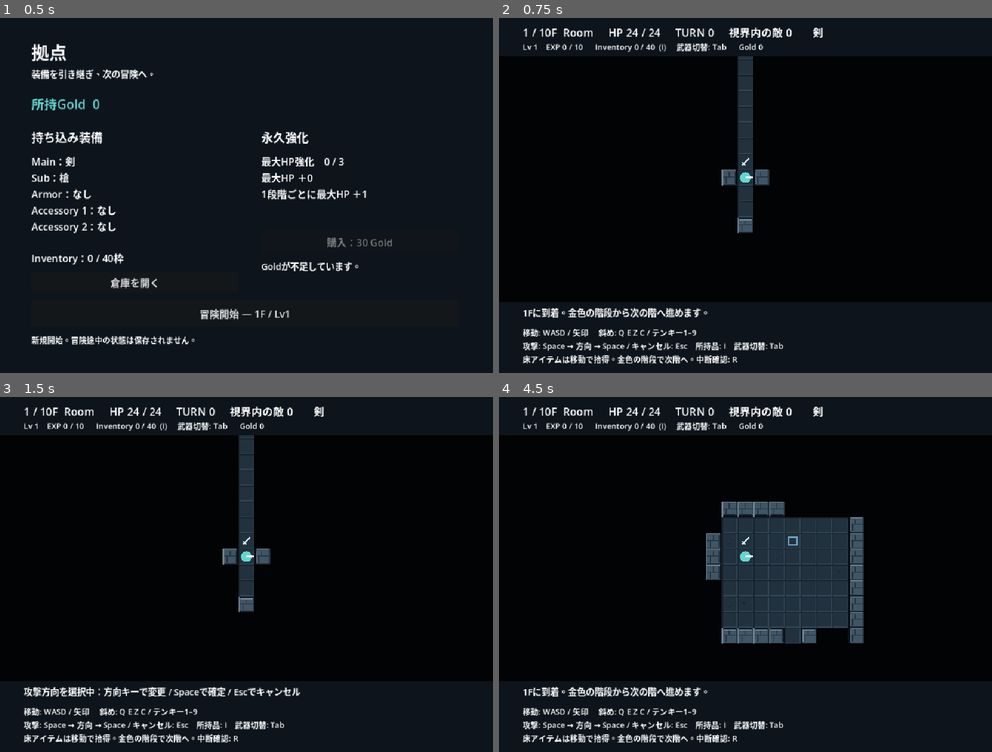
Above: before the commit, frames 1-4 (two rows, left to right).
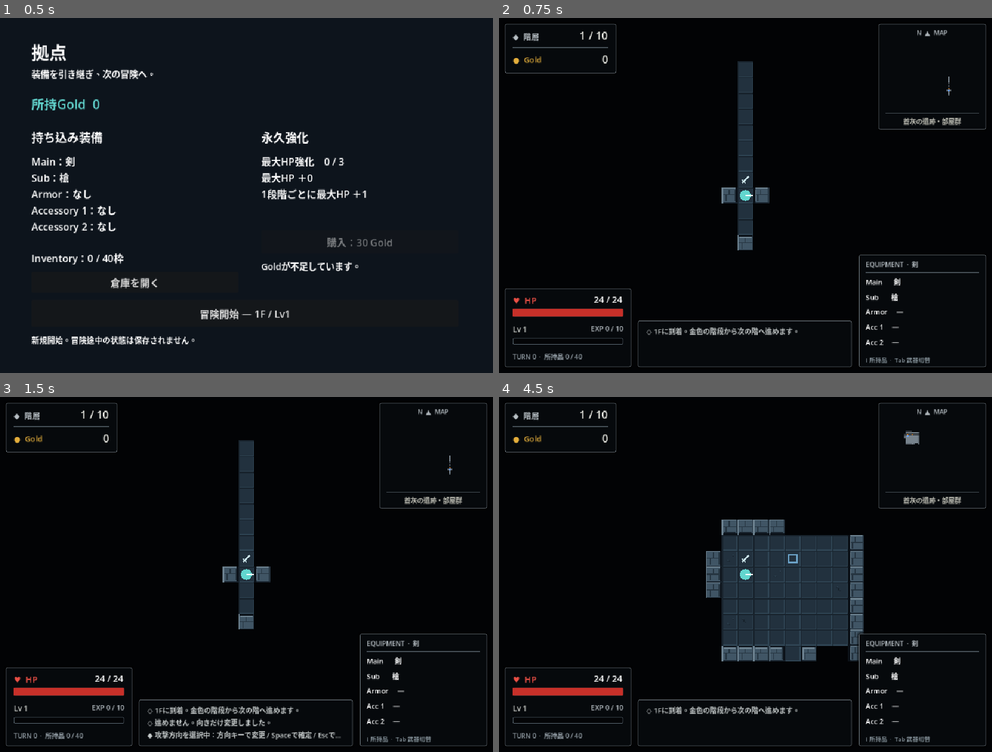
Above: after the commit, the same moments.

Repository: Termnix-IT/DungeonRemnant
Game: Godot game, scene res://game/main.tscn
The game is run twice, just before and just after one commit, with the same random seed, the same clock (stepped at 60 frames per second) and the same inputs.
Inputs (mouse positions are in pixels of both pictures, inside the frame that each line leads up to):
- Up to frame 1 (0.5 s): no input
- Up to frame 2 (0.75 s): click "冒険開始 — 1F / Lv1" at 0.5 s
- Up to frame 3 (1.5 s): tap Enter at 1.25 s; move the mouse to (354, 556) at 1.27 s; hold D from 1.28 s (still down); hold Space (attack) from 1.28 s (still down); click (354, 556) at 1.42 s
- Up to frame 4 (4.5 s): tap R (restart) at 2 s; move the mouse to (646, 592) at 2.02 s; release D at 2.03 s; release Space (attack) at 2.03 s; hold S 2.03-2.75 s; tap Right (move_e) at 2.1 s; click (646, 592) at 2.17 s; click "中断してリザルトへ" at 2.75 s; click "拠点へ戻る（R）" at 3.5 s; click "冒険開始 — 1F / Lv1" at 4.25 s

Frame 1 is identical in both runs. In frame 2, 7.8% of the frame differs, in the area x 0-99%, y 1-99%; in frame 3, 8.5%; in frame 4, 12%.

Commit message:
feat: redesign dungeon HUD

Diff:
--- a/rogue-like-play/game/run/run.gd
+++ b/rogue-like-play/game/run/run.gd
@@ -240,7 +240,7 @@
 		enemy.visible = enemy.hp > 0 and dungeon.fog.visible.has(enemy.cell)
 		if enemy.visible:
 			visible_enemies += 1
-	hud.refresh(turns.player.hp, turns.player.stats.max_hp, turns.turn_count, visible_enemies, turns.last_message, floor_number, dungeon.layout_name)
+	hud.refresh(turns.player.hp, turns.player.stats.max_hp, turns.turn_count, visible_enemies, turns.last_message, floor_number, dungeon.layout_name, dungeon.terrain_theme_name)
 	hud.show_progress(progression.level, progression.exp, progression.required_exp())
 	preview.cells.clear()
 	for cell: Vector2i in CombatRules.attack_cells(dungeon.grid, turns.player.cell, turns.player.facing, turns.player.effective_weapon()):
@@ -251,6 +251,17 @@
 	hud.show_aim(turns.player.weapon.display_name, preview.visible)
 	hud.show_inventory(turns.player.inventory.entries.size())
 	hud.show_gold(turns.gold)
+	hud.show_equipment(turns.player.equipment)
+	var visible_enemy_cells: Array[Vector2i] = []
+	for enemy: Node2D in turns.enemies:
+		if enemy.visible:
+			visible_enemy_cells.append(enemy.cell)
+	var discovered_items: Array[Vector2i] = []
+	for item_cell: Vector2i in dungeon.ground_items:
+		if dungeon.fog.explored.has(item_cell):
+			discovered_items.append(item_cell)
+	var known_stairs: Vector2i = dungeon.stairs_cell if stairs_discovered else Vector2i(-1, -1)
+	hud.show_minimap(dungeon.grid, dungeon.fog.explored, dungeon.fog.visible, turns.player.cell, known_stairs, visible_enemy_cells, discovered_items)
 	var boss_text := ""
 	for enemy: Node2D in turns.enemies:
 		if enemy.stats.is_boss and enemy.visible:
@@ -396,5 +407,6 @@
 	turns.paused = false
 	result = {}
 	floor_number = 1
+	hud.reset_log()
 	_load_floor()
 	_refresh()
--- a/rogue-like-play/game/run/run.tscn
+++ b/rogue-like-play/game/run/run.tscn
@@ -15,7 +15,6 @@
 script = ExtResource("8")
 [node name="Dungeon" parent="." instance=ExtResource("3")]
 [node name="Camera2D" type="Camera2D" parent="."]
-offset = Vector2(0, 36)
 [node name="HUD" parent="." instance=ExtResource("4")]
 [node name="AbilityChoice" parent="." instance=ExtResource("5")]
 [node name="InventoryPanel" parent="." instance=ExtResource("6")]
--- a/rogue-like-play/tests/test_exploration.gd
+++ b/rogue-like-play/tests/test_exploration.gd
@@ -214,10 +214,13 @@
 	run.turns.enemies.append(enemy)
 	run._refresh()
 	check(enemy.visible, "Enemy visible in current field of view")
+	check(run.hud.minimap.player_cell == run.turns.player.cell, "HUD minimap tracks player position")
+	check(run.hud.minimap.enemy_cells.has(enemy.cell), "HUD minimap shows only visible enemies")
 	grid.walls[Vector2i(5, 4)] = true
 	grid.pillars[Vector2i(5, 4)] = true
 	run._refresh()
 	check(not enemy.visible and run.dungeon.fog.explored.has(enemy.cell), "Remembered enemy cell hides actor")
+	check(not run.hud.minimap.enemy_cells.has(enemy.cell), "HUD minimap does not reveal hidden enemies")
 	check(run.dungeon.get_node("Terrain").get_cell_source_id(enemy.cell) == -1, "Occluded tile removed from bright layer")
 	check(run.dungeon.get_node("ExploredTerrain").get_cell_source_id(enemy.cell) == 0, "Remembered terrain retained")
 	check(run.dungeon.get_node("Terrain").get_cell_atlas_coords(Vector2i(5, 4)) == Vector2i(run.dungeon.PILLAR_TILE, 0), "Pillar uses distinct tile")
--- a/rogue-like-play/tests/test_lifecycle.gd
+++ b/rogue-like-play/tests/test_lifecycle.gd
@@ -89,6 +89,7 @@
 	run.retry_run()
 	player = run.turns.player
 	check(run.floor_number == 1 and run.turns.turn_count == 0 and run.progression.level == 1 and run.progression.exp == 0, "Retry resets floor, turns, level and EXP")
+	check(run.hud.log_history.size() == 1 and run.hud.log_history[0].contains("1Fに到着"), "Retry clears the previous run log")
 	check(player.abilities.levels.is_empty() and player.stats.attack == 4 and player.stats.max_hp == 32 and player.hp == 32, "Retry resets growth, restores gear bonuses and full HP")
 	check(player.equipment.slots == slots and run.turns.gold == 51 and count_items(player.inventory) == 6, "Retry retains remaining possessions")
 	check(run.turns.earned_gold == 0 and player.input_enabled and run.result.is_empty(), "Retry starts active clean run")
--- a/rogue-like-play/ui/hud.gd
+++ b/rogue-like-play/ui/hud.gd
@@ -1,41 +1,143 @@
 extends CanvasLayer
 
+const MAX_LOG_ENTRIES := 3
+const EMPTY_EQUIPMENT := "—"
+
 @onready var status: Label = $Status
-@onready var message: Label = $Message
+@onready var floor_value: Label = $TopLeft/Floor
+@onready var gold_value: Label = $TopLeft/Gold
+@onready var area: Label = $TopRight/Area
+@onready var minimap: DungeonMinimap = $TopRight/Minimap
+@onready var hp_value: Label = $BottomLeft/HpValue
+@onready var hp_bar: ProgressBar = $BottomLeft/HpBar
+@onready var level_value: Label = $BottomLeft/Level
+@onready var exp_value: Label = $BottomLeft/ExpValue
+@onready var exp_bar: ProgressBar = $BottomLeft/ExpBar
+@onready var meta: Label = $BottomLeft/Meta
+@onready var log_entries: Label = $Log/Entries
+@onready var equipment_rows: Array[Label] = [
+	$BottomRight/Rows/Main,
+	$BottomRight/Rows/Sub,
+	$BottomRight/Rows/Armor,
+	$BottomRight/Rows/Accessory1,
+	$BottomRight/Rows/Accessory2,
+]
+
+var log_history: Array[String] = []
+var last_log_text := ""
+var turn_count := 0
+var inventory_count := 0
 
 
-func refresh(hp: int, max_hp: int, turns: int, visible_enemies: int, log_text: String, floor_number: int, layout_name: String) -> void:
+func refresh(hp: int, max_hp: int, turns: int, visible_enemies: int, log_text: String, floor_number: int, layout_name: String, terrain_name: String = "") -> void:
 	status.text = "%d / 10F  %s     HP %d / %d     TURN %d     視界内の敵 %d" % [floor_number, layout_name, hp, max_hp, turns, visible_enemies]
-	if hp <= 0:
-		message.text = "死亡しました。リザルト画面を確認してください。"
-	else:
-		message.text = log_text
+	floor_value.text = "%d / 10" % floor_number
+	area.text = "%s・%s" % [_terrain_label(terrain_name), _layout_label(layout_name)]
+	hp_value.text = "%d / %d" % [hp, max_hp]
+	hp_bar.max_value = max(max_hp, 1)
+	hp_bar.value = max(hp, 0)
+	turn_count = turns
+	_refresh_meta()
+	var message := "死亡しました。リザルト画面を確認してください。" if hp <= 0 else log_text
+	_record_log(message)
 
 
 func show_aim(weapon_name: String, aiming: bool) -> void:
-	status.text += "       " + weapon_name
 	if aiming:
-		message.text = "攻撃方向を選択中：方向キーで変更 / Spaceで確定 / Escでキャンセル"
+		_render_log("攻撃方向を選択中：方向キーで変更 / Spaceで確定 / Escでキャンセル")
+	$BottomRight/Title.text = "EQUIPMENT  ·  %s" % weapon_name
 
 
 func show_progress(level: int, exp: int, required: int) -> void:
-	$Growth.text = "Lv %d    EXP %d / %d" % [level, exp, required] if required > 0 else "Lv 100    MAX"
+	level_value.text = "Lv %d" % level
+	if required > 0:
+		exp_value.text = "EXP %d / %d" % [exp, required]
+		exp_bar.max_value = required
+		exp_bar.value = exp
+	else:
+		exp_value.text = "EXP MAX"
+		exp_bar.max_value = 1
+		exp_bar.value = 1
 
 
 func show_inventory(count: int) -> void:
-	$Growth.text += "      Inventory %d / 40  (I)     武器切替: Tab" % count
+	inventory_count = count
+	_refresh_meta()
 
 
 func show_gold(gold: int) -> void:
-	$Growth.text += "      Gold %d" % gold
+	gold_value.text = str(gold)
+
+
+func show_equipment(equipment: Equipment) -> void:
+	var captions := ["Main", "Sub", "Armor", "Acc 1", "Acc 2"]
+	for index in equipment_rows.size():
+		var item: ItemData = equipment.slots[index]
+		var item_name := item.display_name if item != null else EMPTY_EQUIPMENT
+		equipment_rows[index].text = "%s    %s" % [captions[index].rpad(6), item_name]
+
+
+func show_minimap(
+	grid: GridState,
+	explored: Dictionary,
+	visible_cells: Dictionary,
+	player_cell: Vector2i,
+	stairs_cell: Vector2i,
+	enemy_cells: Array[Vector2i],
+	item_cells: Array[Vector2i]
+) -> void:
+	minimap.refresh(grid, explored, visible_cells, player_cell, stairs_cell, enemy_cells, item_cells)
 
 
 func show_boss(text: String) -> void:
-	if not has_node("Boss"):
-		var label := Label.new()
-		label.name = "Boss"
-		label.position = Vector2(48, 88)
-		label.add_theme_font_size_override("font_size", 22)
-		label.add_theme_color_override("font_color", Color("efbb81"))
-		add_child(label)
 	$Boss.text = text
+	$Boss.visible = not text.is_empty()
+
+
+func reset_log() -> void:
+	log_history.clear()
+	last_log_text = ""
+	_render_log()
+
+
+func _record_log(text: String) -> void:
+	if text.is_empty() or text == last_log_text:
+		_render_log()
+		return
+	last_log_text = text
+	log_history.append(text)
+	while log_history.size() > MAX_LOG_ENTRIES:
+		log_history.pop_front()
+	_render_log()
+
+
+func _render_log(temporary_message: String = "") -> void:
+	var lines: Array[String] = []
+	for entry: String in log_history:
+		lines.append("◇ %s" % entry)
+	if not temporary_message.is_empty():
+		if lines.size() >= MAX_LOG_ENTRIES:
+			lines.pop_front()
+		lines.append("◆ %s" % temporary_message)
+	log_entries.text = "\n".join(lines)
+
+
+func _refresh_meta() -> void:
+	meta.text = "TURN %d  ·  所持品 %d / 40" % [turn_count, inventory_count]
+
+
+func _terrain_label(value: String) -> String:
+	match value:
+		"Slate Ruins": return "蒼灰の遺跡"
+		"Moss Caverns": return "苔むす洞窟"
+		"Ember Depths": return "熾火の深層"
+		"Obsidian Sanctum": return "黒曜の聖域"
+	return value if not value.is_empty() else "未踏の迷宮"
+
+
+func _layout_label(value: String) -> String:
+	match value:
+		"Room": return "部屋群"
+		"OpenArea": return "大広間"
+		"Cave": return "洞穴"
+	return value
--- a/rogue-like-play/ui/hud.tscn
+++ b/rogue-like-play/ui/hud.tscn
@@ -1,35 +1,333 @@
-[gd_scene load_steps=2 format=3]
+[gd_scene load_steps=7 format=3]
+
 [ext_resource type="Script" path="res://ui/hud.gd" id="1"]
+[ext_resource type="Script" path="res://ui/minimap.gd" id="2"]
+
+[sub_resource type="StyleBoxFlat" id="PanelStyle"]
+bg_color = Color(0.025, 0.039, 0.052, 0.94)
+border_width_left = 1
+border_width_top = 1
+border_width_right = 1
+border_width_bottom = 1
+border_color = Color(0.48, 0.52, 0.55, 0.9)
+corner_radius_top_left = 3
+corner_radius_top_right = 3
+corner_radius_bottom_right = 3
+corner_radius_bottom_left = 3
+shadow_color = Color(0, 0, 0, 0.65)
+shadow_size = 5
+
+[sub_resource type="StyleBoxFlat" id="BarBackground"]
+bg_color = Color(0.015, 0.022, 0.03, 1)
+border_width_left = 1
+border_width_top = 1
+border_width_right = 1
+border_width_bottom = 1
+border_color = Color(0.34, 0.39, 0.43, 1)
+corner_radius_top_left = 2
+corner_radius_top_right = 2
+corner_radius_bottom_right = 2
+corner_radius_bottom_left = 2
+
+[sub_resource type="StyleBoxFlat" id="HealthFill"]
+bg_color = Color(0.78, 0.19, 0.16, 1)
+corner_radius_top_left = 1
+corner_radius_top_right = 1
+corner_radius_bottom_right = 1
+corner_radius_bottom_left = 1
+
+[sub_resource type="StyleBoxFlat" id="ExperienceFill"]
+bg_color = Color(0.3, 0.48, 0.82, 1)
+corner_radius_top_left = 1
+corner_radius_top_right = 1
+corner_radius_bottom_right = 1
+corner_radius_bottom_left = 1
+
+[sub_resource type="StyleBoxFlat" id="BossBackground"]
+bg_color = Color(0.08, 0.035, 0.025, 0.92)
+border_width_left = 1
+border_width_top = 1
+border_width_right = 1
+border_width_bottom = 1
+border_color = Color(0.68, 0.32, 0.19, 0.95)
+corner_radius_top_left = 3
+corner_radius_top_right = 3
+corner_radius_bottom_right = 3
+corner_radius_bottom_left = 3
+
 [node name="HUD" type="CanvasLayer"]
+layer = 5
 script = ExtResource("1")
-[node name="TopBackground" type="ColorRect" parent="."]
-offset_right = 1000.0
-offset_bottom = 78.0
-mouse_filter = 2
-color = Color(0.05, 0.08, 0.11, 1)
-[node name="BottomBackground" type="ColorRect" parent="."]
-offset_top = 576.0
-offset_right = 1000.0
-offset_bottom = 720.0
-mouse_filter = 2
-color = Color(0.05, 0.08, 0.11, 1)
+
 [node name="Status" type="Label" parent="."]
-offset_left = 48.0
+visible = false
+
+[node name="TopLeft" type="Panel" parent="."]
+offset_left = 12.0
 offset_top = 12.0
+offset_right = 238.0
+offset_bottom = 112.0
+mouse_filter = 2
+theme_override_styles/panel = SubResource("PanelStyle")
+
+[node name="FloorCaption" type="Label" parent="TopLeft"]
+offset_left = 16.0
+offset_top = 13.0
+offset_right = 210.0
+offset_bottom = 39.0
+theme_override_colors/font_color = Color(0.72, 0.75, 0.77, 1)
+theme_override_font_sizes/font_size = 16
+text = "◆  階層"
+
+[node name="Floor" type="Label" parent="TopLeft"]
+offset_left = 105.0
+offset_top = 8.0
+offset_right = 209.0
+offset_bottom = 41.0
+theme_override_colors/font_color = Color(0.94, 0.94, 0.91, 1)
 theme_override_font_sizes/font_size = 22
-text = "PHASE 9 / MVP"
-[node name="Growth" type="Label" parent="."]
-offset_left = 48.0
-offset_top = 46.0
+horizontal_alignment = 2
+text = "1 / 10"
+
+[node name="Divider" type="ColorRect" parent="TopLeft"]
+offset_left = 16.0
+offset_top = 48.0
+offset_right = 210.0
+offset_bottom = 49.0
+mouse_filter = 2
+color = Color(0.3, 0.34, 0.37, 0.85)
+
+[node name="GoldCaption" type="Label" parent="TopLeft"]
+offset_left = 16.0
+offset_top = 61.0
+offset_right = 112.0
+offset_bottom = 87.0
+theme_override_colors/font_color = Color(0.89, 0.68, 0.23, 1)
 theme_override_font_sizes/font_size = 16
-[node name="Message" type="Label" parent="."]
-offset_left = 48.0
-offset_top = 584.0
-offset_right = 952.0
-autowrap_mode = 3
+text = "●  Gold"
+
+[node name="Gold" type="Label" parent="TopLeft"]
+offset_left = 108.0
+offset_top = 56.0
+offset_right = 210.0
+offset_bottom = 89.0
+theme_override_colors/font_color = Color(0.94, 0.94, 0.91, 1)
+theme_override_font_sizes/font_size = 22
+horizontal_alignment = 2
+text = "0"
+
+[node name="TopRight" type="Panel" parent="."]
+offset_left = 770.0
+offset_top = 12.0
+offset_right = 988.0
+offset_bottom = 226.0
+mouse_filter = 2
+theme_override_styles/panel = SubResource("PanelStyle")
+
+[node name="Heading" type="Label" parent="TopRight"]
+offset_left = 14.0
+offset_top = 9.0
+offset_right = 204.0
+offset_bottom = 31.0
+theme_override_colors/font_color = Color(0.67, 0.7, 0.72, 1)
+theme_override_font_sizes/font_size = 13
+text = "N  ▲  MAP"
+horizontal_alignment = 1
+
+[node name="Minimap" type="Control" parent="TopRight"]
+offset_left = 15.0
+offset_top = 34.0
+offset_right = 203.0
+offset_bottom = 174.0
+mouse_filter = 2
+script = ExtResource("2")
+
+[node name="Divider" type="ColorRect" parent="TopRight"]
+offset_left = 14.0
+offset_top = 180.0
+offset_right = 204.0
+offset_bottom = 181.0
+mouse_filter = 2
+color = Color(0.3, 0.34, 0.37, 0.85)
+
+[node name="Area" type="Label" parent="TopRight"]
+offset_left = 10.0
+offset_top = 187.0
+offset_right = 208.0
+offset_bottom = 207.0
+theme_override_colors/font_color = Color(0.76, 0.76, 0.72, 1)
+theme_override_font_sizes/font_size = 13
+text = "蒼灰の遺跡・部屋群"
+horizontal_alignment = 1
+text_overrun_behavior = 3
+
+[node name="BottomLeft" type="Panel" parent="."]
+offset_left = 12.0
+offset_top = 548.0
+offset_right = 268.0
+offset_bottom = 708.0
+mouse_filter = 2
+theme_override_styles/panel = SubResource("PanelStyle")
+
+[node name="HpCaption" type="Label" parent="BottomLeft"]
+offset_left = 16.0
+offset_top = 12.0
+offset_right = 92.0
+offset_bottom = 39.0
+theme_override_colors/font_color = Color(0.92, 0.31, 0.27, 1)
+theme_override_font_sizes/font_size = 17
+text = "♥  HP"
+
+[node name="HpValue" type="Label" parent="BottomLeft"]
+offset_left = 90.0
+offset_top = 10.0
+offset_right = 238.0
+offset_bottom = 39.0
 theme_override_font_sizes/font_size = 18
-[node name="Help" type="Label" parent="."]
-offset_left = 48.0
-offset_top = 625.0
-theme_override_font_sizes/font_size = 16
-text = "移動: WASD / 矢印 　斜め: Q E Z C / テンキー1–9\n攻撃: Space → 方向 → Space / キャンセル: Esc　所持品: I　武器切替: Tab\n床アイテムは移動で拾得。金色の階段で次階へ。中断確認: R"
+horizontal_alignment = 2
+text = "24 / 24"
+
+[node name="HpBar" type="ProgressBar" parent="BottomLeft"]
+offset_left = 16.0
+offset_top = 42.0
+offset_right = 240.0
+offset_bottom = 57.0
+mouse_filter = 2
+theme_override_styles/background = SubResource("BarBackground")
+theme_override_styles/fill = SubResource("HealthFill")
+show_percentage = false
+
+[node name="Level" type="Label" parent="BottomLeft"]
+offset_left = 16.0
+offset_top = 72.0
+offset_right = 112.0
+offset_bottom = 96.0
+theme_override_colors/font_color = Color(0.79, 0.8, 0.78, 1)
+theme_override_font_sizes/font_size = 15
+text = "Lv 1"
+
+[node name="ExpValue" type="Label" parent="BottomLeft"]
+offset_left = 100.0
+offset_top = 72.0
+offset_right = 240.0
+offset_bottom = 96.0
+theme_override_colors/font_color = Color(0.72, 0.75, 0.77, 1)
+theme_override_font_sizes/font_size = 14
+horizontal_alignment = 2
+text = "EXP 0 / 10"
+
+[node name="ExpBar" type="ProgressBar" parent="BottomLeft"]
+offset_left = 16.0
+offset_top = 101.0
+offset_right = 240.0
+offset_bottom = 114.0
+mouse_filter = 2
+theme_override_styles/background = SubResource("BarBackground")
+theme_override_styles/fill = SubResource("ExperienceFill")
+show_percentage = false
+
+[node name="Meta" type="Label" parent="BottomLeft"]
+offset_left = 16.0
+offset_top = 128.0
+offset_right = 240.0
+offset_bottom = 150.0
+theme_override_colors/font_color = Color(0.58, 0.62, 0.65, 1)
+theme_override_font_sizes/font_size = 13
+text = "TURN 0  ·  所持品 0 / 40"
+
+[node name="Log" type="Panel" parent="."]
+offset_left = 282.0
+offset_top = 614.0
+offset_right = 716.0
+offset_bottom = 708.0
+mouse_filter = 2
+theme_override_styles/panel = SubResource("PanelStyle")
+
+[node name="Entries" type="Label" parent="Log"]
+offset_left = 17.0
+offset_top = 10.0
+offset_right = 417.0
+offset_bottom = 84.0
+theme_override_colors/font_color = Color(0.78, 0.8, 0.8, 1)
+theme_override_font_sizes/font_size = 14
+text = "◇ 探索を開始しました。"
+text_overrun_behavior = 3
+
+[node name="BottomRight" type="Panel" parent="."]
+offset_left = 730.0
+offset_top = 480.0
+offset_right = 988.0
+offset_bottom = 708.0
+mouse_filter = 2
+theme_override_styles/panel = SubResource("PanelStyle")
+
+[node name="Title" type="Label" parent="BottomRight"]
+offset_left = 14.0
+offset_top = 9.0
+offset_right = 244.0
+offset_bottom = 34.0
+theme_override_colors/font_color = Color(0.68, 0.71, 0.73, 1)
+theme_override_font_sizes/font_size = 13
+text = "EQUIPMENT"
+
+[node name="Divider" type="ColorRect" parent="BottomRight"]
+offset_left = 14.0
+offset_top = 36.0
+offset_right = 244.0
+offset_bottom = 37.0
+mouse_filter = 2
+color = Color(0.3, 0.34, 0.37, 0.85)
+
+[node name="Rows" type="VBoxContainer" parent="BottomRight"]
+offset_left = 14.0
+offset_top = 44.0
+offset_right = 244.0
+offset_bottom = 201.0
+theme_override_constants/separation = 2
+
+[node name="Main" type="Label" parent="BottomRight/Rows"]
+custom_minimum_size = Vector2(0, 29)
+layout_mode = 2
+theme_override_font_sizes/font_size = 14
+
+[node name="Sub" type="Label" parent="BottomRight/Rows"]
+custom_minimum_size = Vector2(0, 29)
+layout_mode = 2
+theme_override_font_sizes/font_size = 14
+
+[node name="Armor" type="Label" parent="BottomRight/Rows"]
+custom_minimum_size = Vector2(0, 29)
+layout_mode = 2
+theme_override_font_sizes/font_size = 14
+
+[node name="Accessory1" type="Label" parent="BottomRight/Rows"]
+custom_minimum_size = Vector2(0, 29)
+layout_mode = 2
+theme_override_font_sizes/font_size = 14
+
+[node name="Accessory2" type="Label" parent="BottomRight/Rows"]
+custom_minimum_size = Vector2(0, 29)
+layout_mode = 2
+theme_override_font_sizes/font_size = 14
+
+[node name="Hint" type="Label" parent="BottomRight"]
+offset_left = 14.0
+offset_top = 204.0
+offset_right = 244.0
+offset_bottom = 222.0
+theme_override_colors/font_color = Color(0.52, 0.57, 0.6, 1)
+theme_override_font_sizes/font_size = 12
+text = "I 所持品  ·  Tab 武器切替"
+
+[node name="Boss" type="Label" parent="."]
+visible = false
+offset_left = 320.0
+offset_top = 14.0
+offset_right = 680.0
+offset_bottom = 50.0
+theme_override_colors/font_color = Color(0.94, 0.7, 0.46, 1)
+theme_override_font_sizes/font_size = 18
+theme_override_styles/normal = SubResource("BossBackground")
+text = "深層の守護者  HP 100 / 100"
+horizontal_alignment = 1
+vertical_alignment = 1
--- /dev/null
+++ b/rogue-like-play/ui/minimap.gd
@@ -0,0 +1,79 @@
+class_name DungeonMinimap
+extends Control
+
+const UNKNOWN_CELL := Vector2i(-1, -1)
+const FLOOR_COLOR := Color("46515b")
+const VISIBLE_FLOOR_COLOR := Color("77838d")
+const WALL_COLOR := Color("252d34")
+const VISIBLE_WALL_COLOR := Color("59636c")
+const PLAYER_COLOR := Color("6aa6ff")
+const ENEMY_COLOR := Color("ef615b")
+const STAIRS_COLOR := Color("e8bd55")
+const ITEM_COLOR := Color("d9903d")
+
+var grid_size := Vector2i.ZERO
+var walls: Dictionary = {}
+var explored: Dictionary = {}
+var visible_cells: Dictionary = {}
+var player_cell := UNKNOWN_CELL
+var stairs_cell := UNKNOWN_CELL
+var enemy_cells: Array[Vector2i] = []
+var item_cells: Array[Vector2i] = []
+
+
+func refresh(
+	grid: GridState,
+	explored_cells: Dictionary,
+	currently_visible: Dictionary,
+	player_position: Vector2i,
+	discovered_stairs: Vector2i,
+	visible_enemies: Array[Vector2i],
+	discovered_items: Array[Vector2i]
+) -> void:
+	grid_size = grid.size
+	walls = grid.walls.duplicate()
+	explored = explored_cells.duplicate()
+	visible_cells = currently_visible.duplicate()
+	player_cell = player_position
+	stairs_cell = discovered_stairs
+	enemy_cells = visible_enemies.duplicate()
+	item_cells = discovered_items.duplicate()
+	queue_redraw()
+
+
+func _draw() -> void:
+	if explored.is_empty() or grid_size == Vector2i.ZERO:
+		return
+	var padding := 6.0
+	var cell_size := minf((size.x - padding * 2.0) / grid_size.x, (size.y - padding * 2.0) / grid_size.y)
+	cell_size = maxf(cell_size, 1.0)
+	var map_size := Vector2(grid_size) * cell_size
+	var origin := (size - map_size) * 0.5
+	for value: Variant in explored:
+		var cell := value as Vector2i
+		var seen_now := visible_cells.has(cell)
+		var color := VISIBLE_FLOOR_COLOR if seen_now else FLOOR_COLOR
+		if walls.has(cell):
+			color = VISIBLE_WALL_COLOR if seen_now else WALL_COLOR
+		_draw_cell(cell, origin, cell_size, color)
+	for cell: Vector2i in item_cells:
+		if explored.has(cell):
+			_draw_marker(cell, origin, cell_size, ITEM_COLOR, 0.52)
+	if stairs_cell != UNKNOWN_CELL:
+		_draw_marker(stairs_cell, origin, cell_size, STAIRS_COLOR, 0.72)
+	for cell: Vector2i in enemy_cells:
+		_draw_marker(cell, origin, cell_size, ENEMY_COLOR, 0.62)
+	_draw_marker(player_cell, origin, cell_size, PLAYER_COLOR, 0.78)
+
+
+func _draw_cell(cell: Vector2i, origin: Vector2, cell_size: float, color: Color) -> void:
+	var rect := Rect2(origin + Vector2(cell) * cell_size, Vector2.ONE * maxf(cell_size - 0.35, 1.0))
+	draw_rect(rect, color)
+
+
+func _draw_marker(cell: Vector2i, origin: Vector2, cell_size: float, color: Color, scale: float) -> void:
+	if not explored.has(cell):
+		return
+	var center := origin + (Vector2(cell) + Vector2.ONE * 0.5) * cell_size
+	var radius := maxf(1.5, cell_size * scale * 0.5)
+	draw_circle(center, radius, color)
Not shown, added: rogue-like-play/ui/minimap.gd.uid
